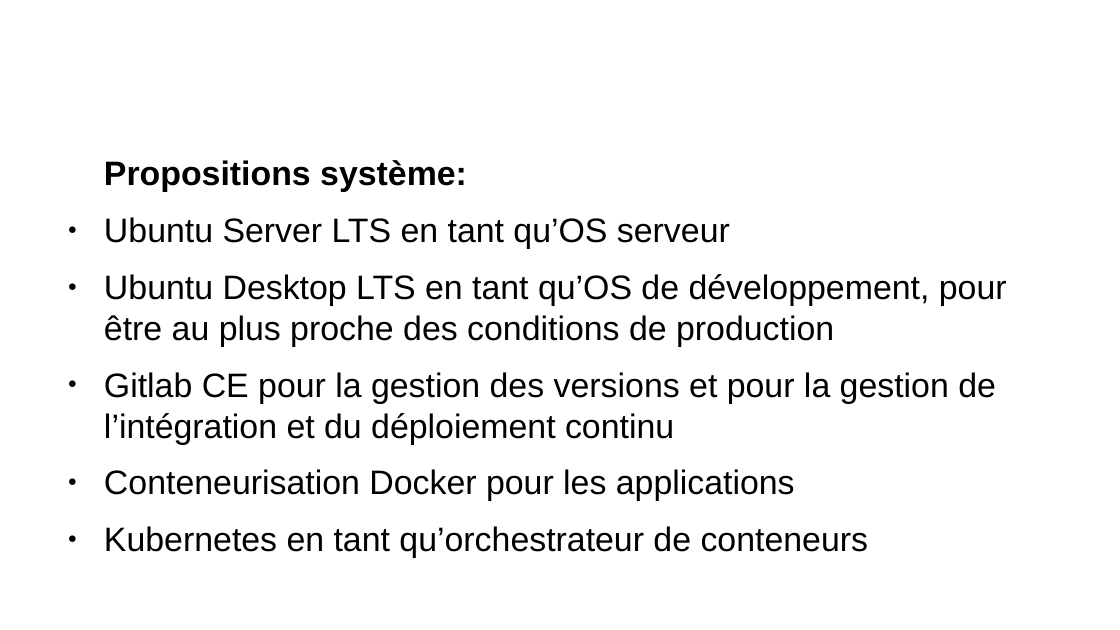
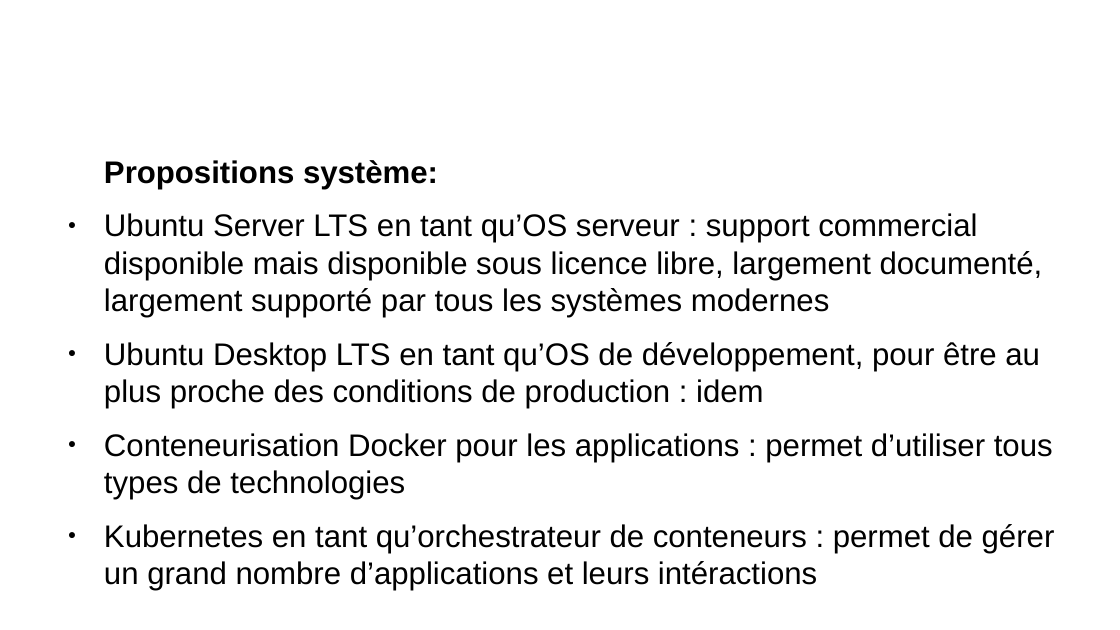
Before and after one commit to remipassmoilesel/ci-cd-plan, a slide deck: slide 8 of ci-cd-plan.odp. Drawn at 1120x630 pixels with LibreOffice and Linux fonts; fonts in the diff are those of the drawing; background and template pictures are left out. Boxes give left, top, right and bottom in pixels: in the first picture for what was removed or moved away, otherwise in the second. Text is boxed around its words. In the diff, an @@ line names an element or a change of style, - is before the commit and + after.

Commit message:
Improve doc

```diff
--- a/ci-cd-plan.odp
+++ b/ci-cd-plan.odp
@@ text at bbox=[104, 160, 438, 189]: size 24.1 to 22.1 pt in "Propositions système:" @@
@@ text at bbox=[104, 213, 1055, 591]: text changed; size 24.1 to 22.1 pt @@
-● Ubuntu Server LTS en tant qu’OS serveur
-● Ubuntu Desktop LTS en tant qu’OS de développement, pour être au plus proche des conditions de production
-● Gitlab CE pour la gestion des versions et pour la gestion de l’intégration et du déploiement continu
-● Conteneurisation Docker pour les applications
-● Kubernetes en tant qu’orchestrateur de conteneurs
+● Ubuntu Server LTS en tant qu’OS serveur : support commercial disponible mais disponible sous licence libre, largement documenté, largement supporté par tous les systèmes modernes
+● Ubuntu Desktop LTS en tant qu’OS de développement, pour être au plus proche des conditions de production : idem
+● Conteneurisation Docker pour les applications : permet d’utiliser tous types de technologies
+● Kubernetes en tant qu’orchestrateur de conteneurs : permet de gérer un grand nombre d’applications et leurs intéractions
```
Also in this commit, not shown: 10 other slides changed, 1 slide added, 1 slide removed.
